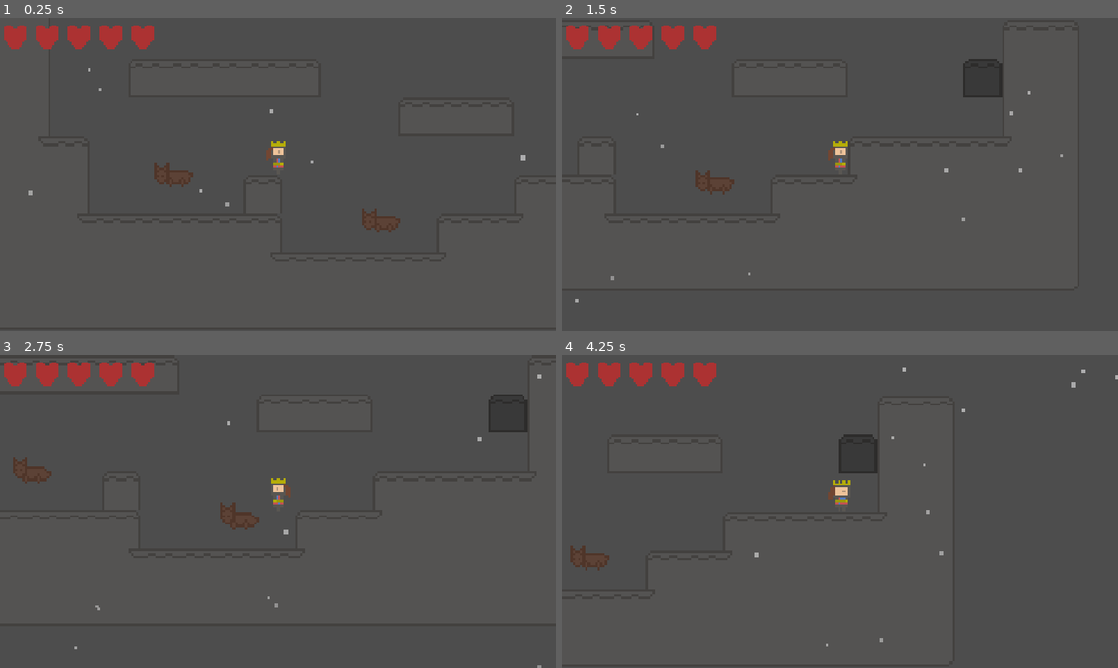
Above: before the commit, frames 1-4 (two rows, left to right).
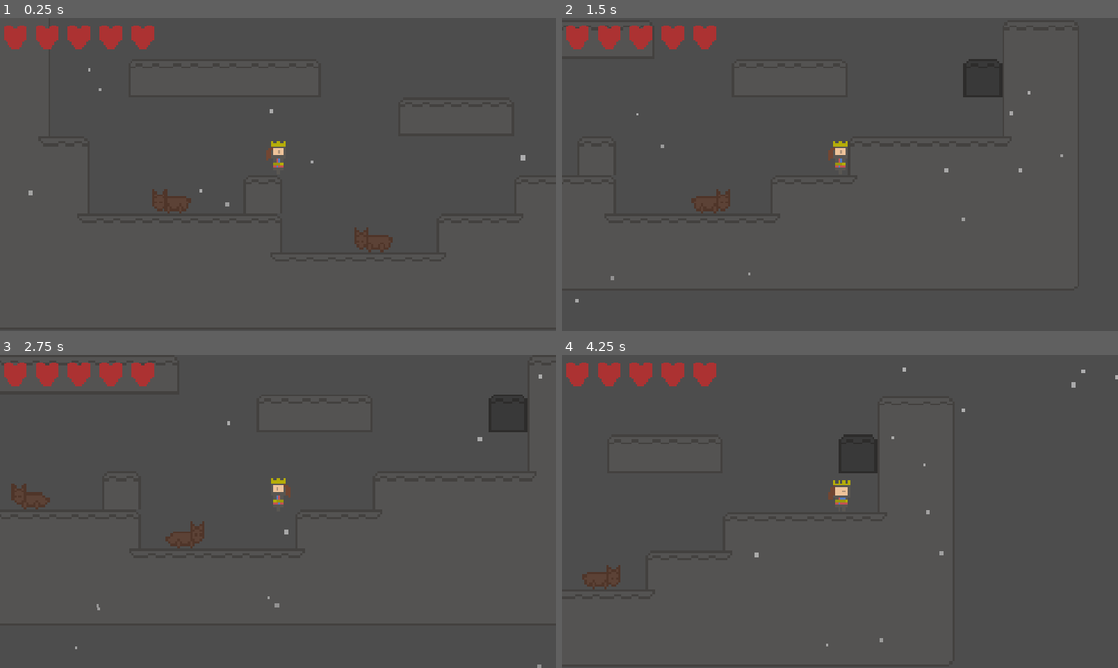
Above: after the commit, the same moments.

Repository: tarfish/queen-of-spades
Game: Godot game, scene res://assets/scenes/area_1.tscn
Two runs of this game, one before a commit and one after it. Both use one fixed random seed, a clock stepped at 60 frames per second and the inputs below.
Inputs:
- Up to frame 1 (0.25 s): no input
- Up to frame 2 (1.5 s): tap Enter at 0.5 s; hold Right (move_right) from 0.53 s (still down); tap Alt at 0.6 s; tap Z (jump) at 0.77 s; tap Shift at 1.35 s
- Up to frame 3 (2.75 s): tap Z (jump) at 1.52 s; release Right (move_right) at 2.03 s; hold Left (move_left) from 2.03 s (still down); tap Alt at 2.1 s
- Up to frame 4 (4.25 s): release Left (move_left) at 2.78 s; hold Right (move_right) from 2.78 s (still down); tap Shift at 2.85 s; tap Z (jump) at 3.02, 3.77 s; tap Alt at 3.6 s

The runs differ from the first frame. In frame 1, 0.7% of the frame differs, in the area x 27-72%, y 46-75%; in frame 2, 0.3%; in frame 3, 0.8%, in the area x 2-98%, y 6-100%; in frame 4, 0.4%.
Error before the commit: Invalid assignment of property or key 'visible' with value of type 'bool' on a base object of type 'null instance'. (res://assets/scripts/transition_screen.gd:…

Commit message:
fixed some older errors

Diff:
--- a/assets/scenes/area_1.tscn
+++ b/assets/scenes/area_1.tscn
@@ -369,11 +369,9 @@
 [node name="crawler" parent="." instance=ExtResource("4_tbje5")]
 texture_filter = 1
 position = Vector2(40, 16)
-script = null
 
 [node name="crawler2" parent="." instance=ExtResource("4_tbje5")]
 position = Vector2(-46, -3)
-script = null
 
 [node name="GPUParticles2D" type="GPUParticles2D" parent="."]
 position = Vector2(0, -120)
--- a/assets/scenes/crawler.tscn
+++ b/assets/scenes/crawler.tscn
@@ -1,6 +1,7 @@
-[gd_scene load_steps=7 format=3 uid="uid://55glsktgqkbu"]
+[gd_scene load_steps=8 format=3 uid="uid://55glsktgqkbu"]
 
 [ext_resource type="Texture2D" uid="uid://bwd12np5u5bqi" path="res://assets/sprites/crawler-Sheet.png" id="1_r0k6r"]
+[ext_resource type="Script" uid="uid://cj57sw4f32sng" path="res://assets/scripts/crawler.gd" id="1_v0qg8"]
 
 [sub_resource type="CapsuleShape2D" id="CapsuleShape2D_r0k6r"]
 radius = 2.0
@@ -33,6 +34,7 @@
 height = 16.0
 
 [node name="crawler" type="CharacterBody2D"]
+script = ExtResource("1_v0qg8")
 
 [node name="CollisionShape2D" type="CollisionShape2D" parent="."]
 position = Vector2(1, 6)
--- a/assets/scenes/transition_screen.tscn
+++ b/assets/scenes/transition_screen.tscn
@@ -56,8 +56,10 @@
 &"fade_to_red": SubResource("Animation_qr7b5")
 }
 
-[node name="transition_screen" type="CanvasLayer"]
+[node name="transition_screen" type="CanvasLayer" node_paths=PackedStringArray("color_rect", "animation_player")]
 script = ExtResource("1_w85ix")
+color_rect = NodePath("rectangleofcolor")
+animation_player = NodePath("playerofanimations")
 
 [node name="rectangleofcolor" type="ColorRect" parent="."]
 modulate = Color(1, 1, 1, 0)
--- a/assets/scripts/transition_screen.gd
+++ b/assets/scripts/transition_screen.gd
@@ -2,13 +2,13 @@
 
 signal on_transition_finished
 
-@onready var color_rect = $rectangleofcolor
-@onready var animation_player = $playerofanimations
+@export var color_rect: ColorRect
+@export var animation_player: AnimationPlayer
 
 func _ready():
-	print_tree()
-	color_rect.visible = false
-	animation_player.animation_finished.connect(_on_animation_finished)
+	if color_rect != null:
+		color_rect.visible = false
+		animation_player.animation_finished.connect(_on_animation_finished)
 
 func _on_animation_finished(anim_name):
 	if anim_name == "fade_to_red":
@@ -18,5 +18,7 @@
 		color_rect.visible = false
 
 func transition():
-	color_rect.visible = true
-	animation_player.play("fade_to_red")
+	if color_rect != null:
+		color_rect.visible = true
+	if animation_player != null:
+		animation_player.play("fade_to_red")
